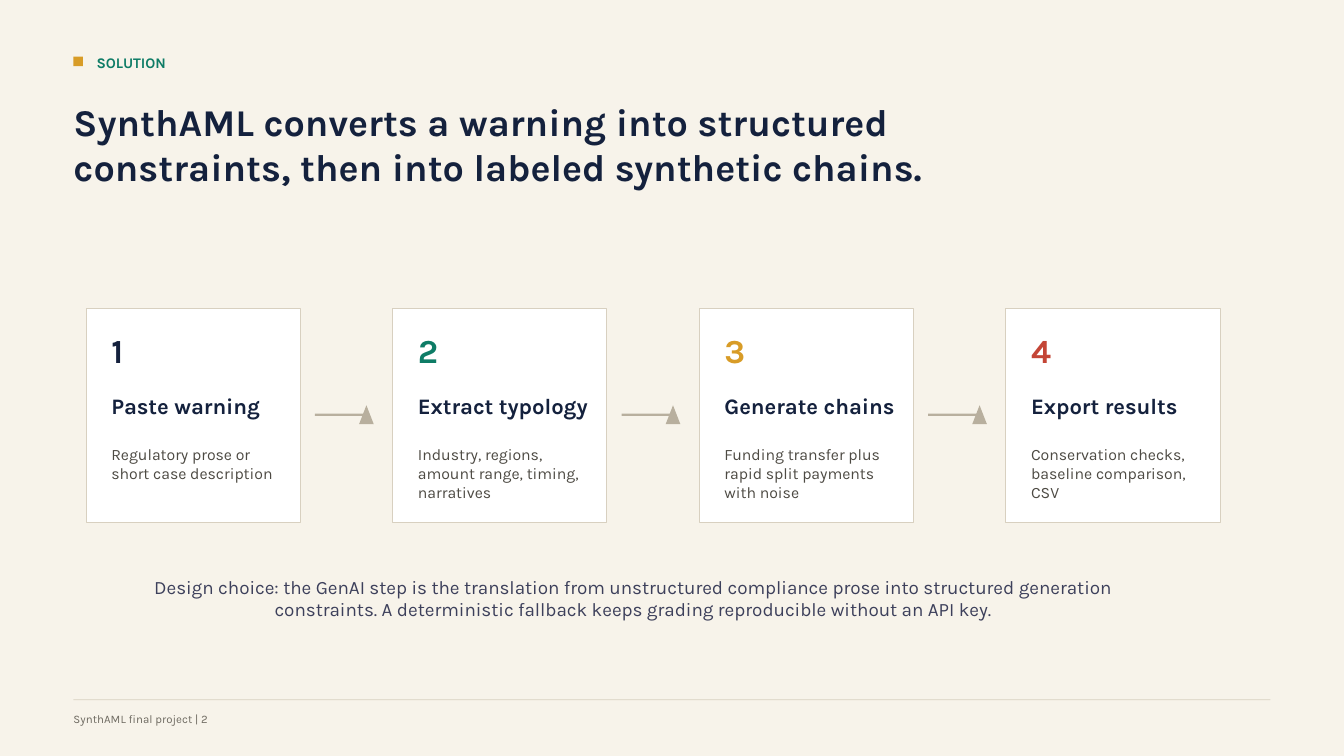
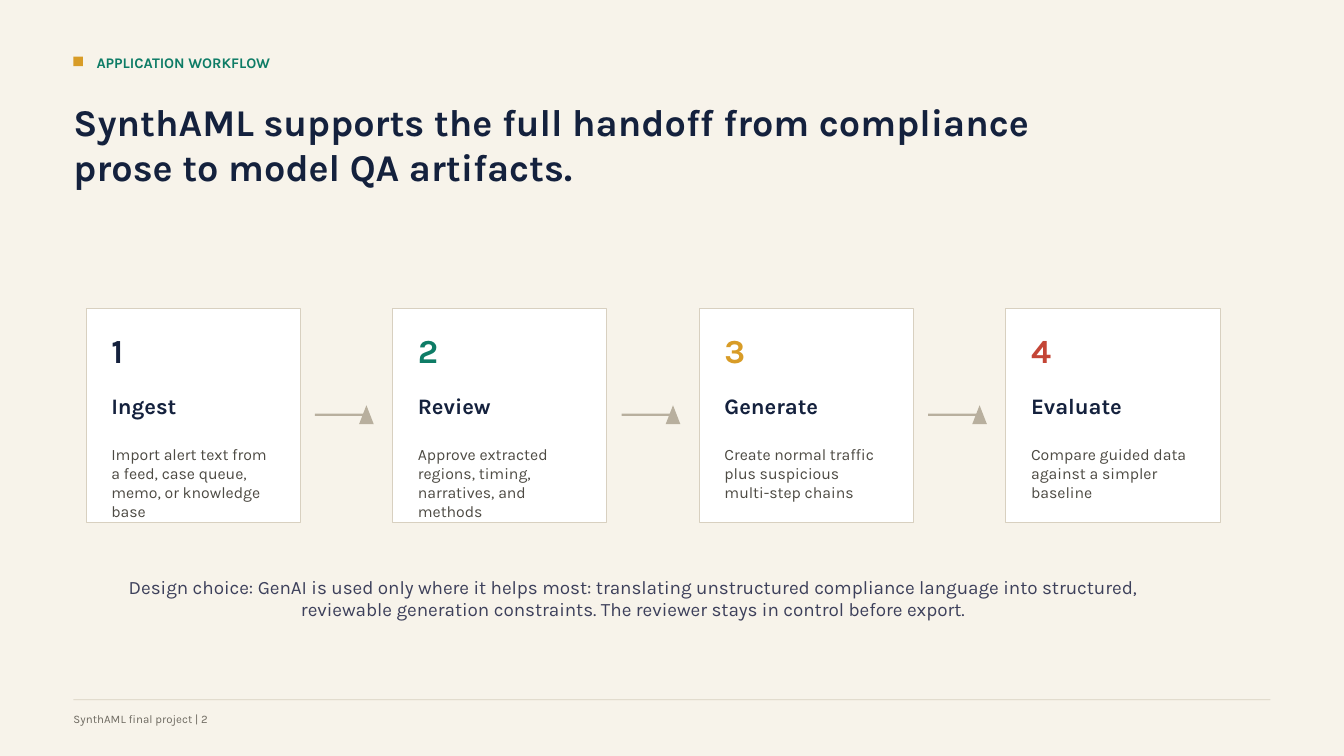
Before and after one commit to yq688m3JT/genAI_final, a slide deck: slide 3 of docs/synthaml-final-presentation.pptx. Drawn at 1344x756 pixels with LibreOffice and Linux fonts; fonts in the diff are those of the drawing. Boxes give left, top, right and bottom in pixels: in the first picture for what was removed or moved away, otherwise in the second. Text is boxed around its words. In the diff, an @@ line names an element or a change of style, - is before the commit and + after.

Commit message:
Refine presentation workflow framing

```diff
--- a/docs/synthaml-final-presentation.pptx
+++ b/docs/synthaml-final-presentation.pptx
@@ text at <box>97,58,270,68</box>: text changed @@
-SOLUTION
+APPLICATION WORKFLOW
@@ text at <box>73,109,1029,190</box>: text changed @@
-SynthAML converts a warning into structured constraints, then into labeled synthetic chains.
+SynthAML supports the full handoff from compliance prose to model QA artifacts.
@@ text at <box>111,399,176,420</box>: text changed @@
-Paste warning
+Ingest
@@ text at <box>418,398,491,415</box>: text changed @@
-Extract typology
+Review
@@ text at <box>724,399,818,415</box>: text changed @@
-Generate chains
+Generate
@@ text at <box>1031,399,1122,415</box>: text changed @@
-Export results
+Evaluate
@@ text at <box>111,449,267,517</box>: text changed @@
-Regulatory prose or short case description
+Import alert text from a feed, case queue, memo, or knowledge base
@@ text at <box>418,449,548,517</box>: text changed @@
-Industry, regions, amount range, timing, narratives
+Approve extracted regions, timing, narratives, and methods
@@ text at <box>724,449,874,502</box>: text changed @@
-Funding transfer plus rapid split payments with noise
+Create normal traffic plus suspicious multi-step chains
@@ text at <box>1031,449,1186,498</box>: text changed @@
-Conservation checks, baseline comparison, CSV
+Compare guided data against a simpler baseline
@@ text at <box>129,581,1137,621</box>: text changed @@
-Design choice: the GenAI step is the translation from unstructured compliance prose into structured generation constraints. A deterministic fallback keeps grading reproducible without an API key.
+Design choice: GenAI is used only where it helps most: translating unstructured compliance language into structured, reviewable generation constraints. The reviewer stays in control before export.
```
Also in this commit, not shown: 4 other slides changed, 2 slides added, 2 slides removed, 2 other files.
